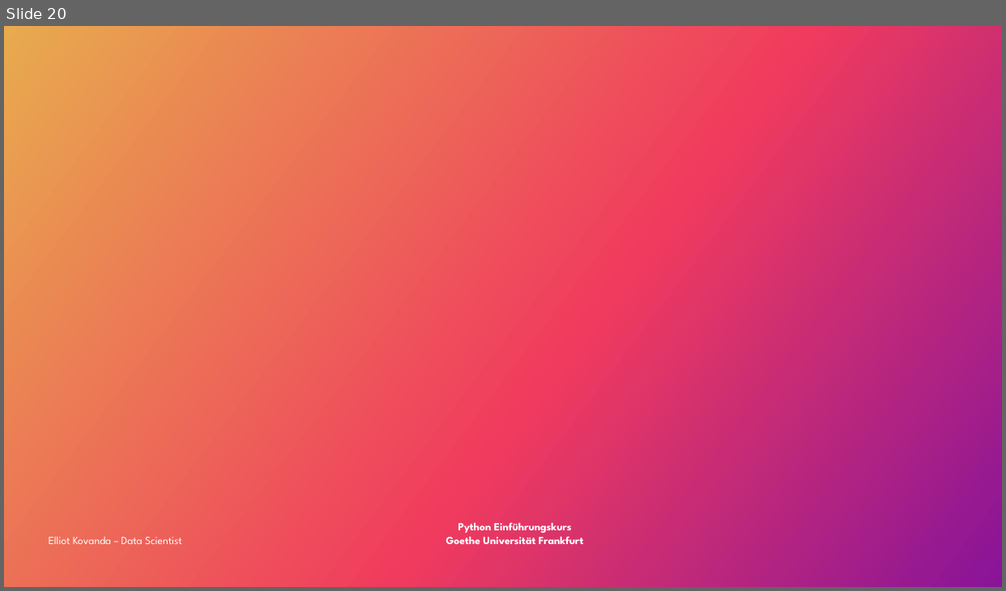
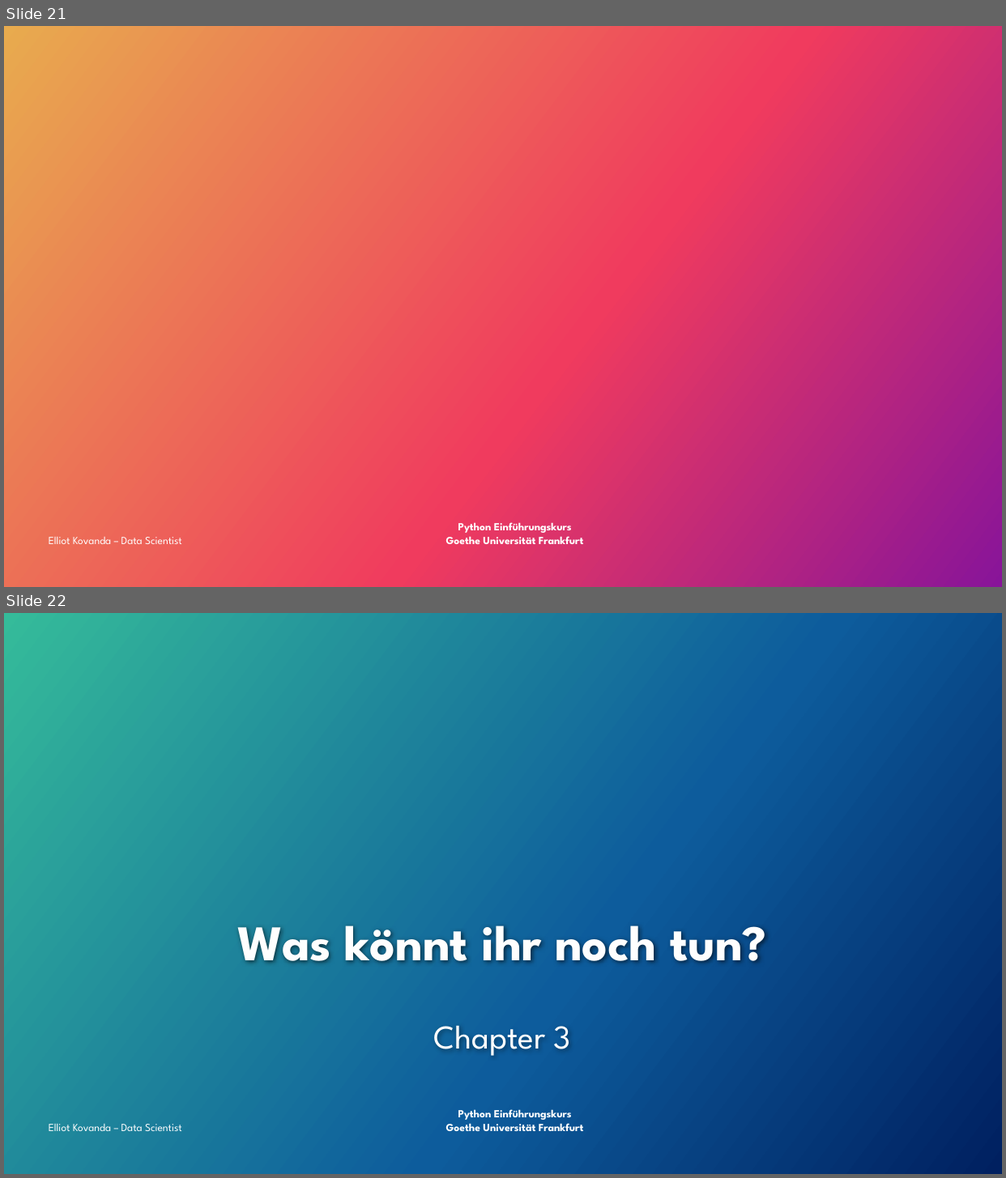
Before and after one commit to ekovanda/python_data_intro, a slide deck: Python_Datenanalyse.pptx. Shown one above the other, each under a label of ours: slide 20 before the commit, slides 21 and 22 after it. The pictures are 1006x591 and 1006x1178 pixels, drawn with LibreOffice and Linux fonts; fonts in the diff are those of the drawing; background and template pictures are left out. Boxes give left, top, right and bottom in pixels: in the first picture for what was removed or moved away, otherwise in the second. Text is boxed around its words. In the diff, an @@ line names an element or a change of style, - is before the commit and + after.

```diff
--- a/Python_Datenanalyse.pptx
+++ b/Python_Datenanalyse.pptx
@@ slide 22 added at (4,613,1002,1174), background gradient #35BB9A to #0D5C9C to #002060; not listed: 1 template element that a slide beside it also shows @@
@@ title added at (238,926,766,963), 48 pt, text #FEFEFE, bold @@
+Was könnt ihr noch tun?
@@ text added at (434,1025,571,1056), 32 pt, text #FFFFFF @@
+Chapter 3
@@ text added at (49,1124,182,1131), 10.5 pt, text #FFFFFF @@
+Elliot Kovanda – Data Scientist
@@ what was slide 20 is now slide 21 @@
```
Also in this commit, not shown: 5 slides changed, 7 other slides added, 7 other files.
